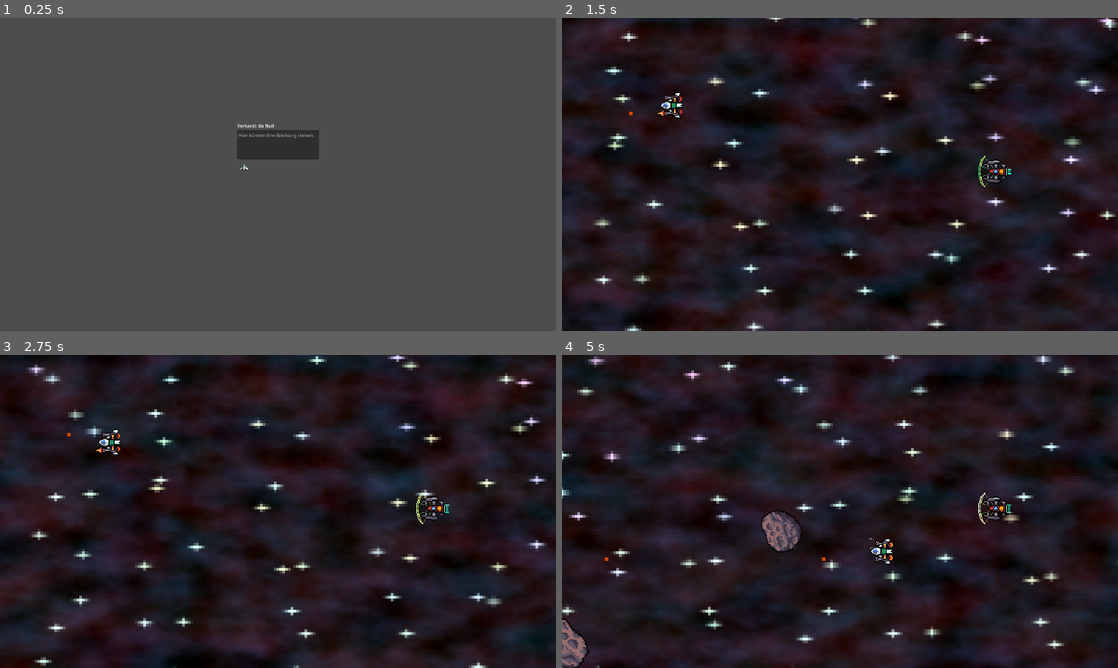
Above: before the commit, frames 1-4 (two rows, left to right).
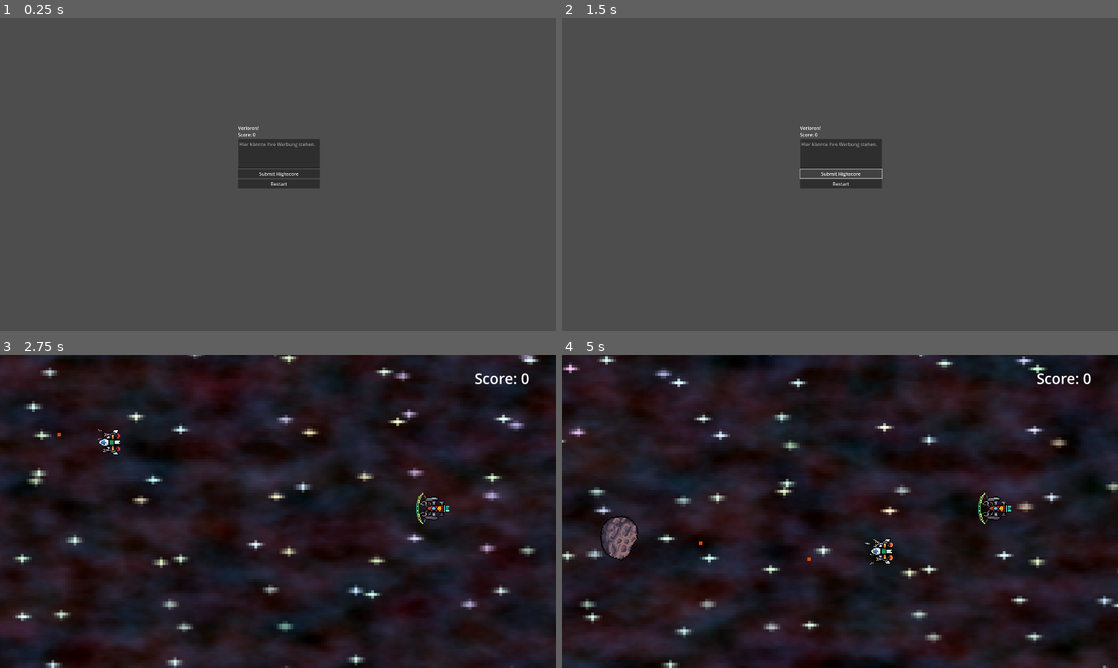
Above: after the commit, the same moments.

Repository: Yekt/SyntaxSoup
Game: Godot game, scene res://scenes/screens/game_over.tscn
The game is run twice, just before and just after one commit, with the same random seed, the same clock (stepped at 60 frames per second) and the same inputs. This scene is started directly instead of the project's main scene. The engine's default icon, where the game draws it, is replaced by a stand-in: a white triangle on a blue panel in a dark square.
Inputs (mouse positions are in pixels of both pictures, inside the frame that each line leads up to):
- Up to frame 1 (0.25 s): no input
- Up to frame 2 (1.5 s): click (840, 168) at 0.52 s; click (840, 174) at 1.25 s, where only the run after the commit has a clickable "Submit Highscore"
- Up to frame 3 (2.75 s): click (278, 520) at 2 s, where only the run after the commit has a clickable "Restart"
- Up to frame 4 (5 s): hold D (attacker_right) 2.78-3.53 s; hold S (attacker_down) 3.53-4.28 s; hold D (attacker_right) from 4.28 s (still down)

The runs differ from the first frame. In frame 1, 1.7% of the frame differs, in the area x 42-58%, y 33-55%; in frame 2, 98%, in the area x 0-100%, y 0-100%; in frame 3, 25%; in frame 4, 25%.

Commit message:
added score panel

Diff:
--- /dev/null
+++ b/scenes/screens/ScorePanel.gd
@@ -0,0 +1,4 @@
+extends RichTextLabel
+
+func _process(delta):
+	self.text = "Score: " + str(get_node("/root/Globals").SCORE)
--- a/scenes/screens/StartButton.gd
+++ b/scenes/screens/StartButton.gd
@@ -1,6 +1,4 @@
-extends TextureButton
-
-
+extends Button
 
 func _on_pressed():
 	get_tree().change_scene_to_file("res://scenes/screens/game.tscn" )
--- a/scenes/screens/game.tscn
+++ b/scenes/screens/game.tscn
@@ -1,9 +1,10 @@
-[gd_scene load_steps=6 format=3 uid="uid://c8uv5b4yxfsys"]
+[gd_scene load_steps=7 format=3 uid="uid://c8uv5b4yxfsys"]
 
 [ext_resource type="Script" path="res://scenes/screens/game.gd" id="1_v10s8"]
 [ext_resource type="PackedScene" uid="uid://dispcdksyboha" path="res://scenes/entities/attacker.tscn" id="2_5qbvn"]
 [ext_resource type="PackedScene" uid="uid://bhhktlh1a1cui" path="res://scenes/entities/supporter.tscn" id="3_b0be5"]
 [ext_resource type="PackedScene" uid="uid://chhfogupnq103" path="res://scenes/entities/background.tscn" id="4_b3dwb"]
+[ext_resource type="Script" path="res://scenes/screens/ScorePanel.gd" id="5_3hegm"]
 
 [sub_resource type="Curve2D" id="Curve2D_tvcxy"]
 _data = {
@@ -38,4 +39,15 @@
 wait_time = 2.0
 autostart = true
 
+[node name="CanvasLayer" type="CanvasLayer" parent="."]
+
+[node name="RichTextLabel" type="RichTextLabel" parent="CanvasLayer"]
+offset_left = 1639.0
+offset_top = 46.0
+offset_right = 1894.0
+offset_bottom = 180.0
+theme_override_font_sizes/normal_font_size = 50
+fit_content = true
+script = ExtResource("5_3hegm")
+
 [connection signal="timeout" from="SpawnArea/SpawnTimer" to="." method="spawn_asteroid"]
--- a/scenes/screens/game_over.tscn
+++ b/scenes/screens/game_over.tscn
@@ -1,7 +1,6 @@
-[gd_scene load_steps=4 format=3 uid="uid://dby2nq1eahwv8"]
+[gd_scene load_steps=3 format=3 uid="uid://dby2nq1eahwv8"]
 
-[ext_resource type="Texture2D" uid="uid://d1e1fb08jt4fb" path="res://scenes/textures/Ship.png" id="1_yk42o"]
-[ext_resource type="Texture2D" uid="uid://bnigs8tuvl3fq" path="res://scenes/textures/Asteroid.png" id="2_ovf7q"]
+[ext_resource type="Script" path="res://scenes/screens/submit.gd" id="1_hhqly"]
 [ext_resource type="Script" path="res://scenes/screens/StartButton.gd" id="3_beqb0"]
 
 [node name="GameOver" type="Control"]
@@ -9,6 +8,10 @@
 anchors_preset = 15
 anchor_right = 1.0
 anchor_bottom = 1.0
+offset_left = 3.0
+offset_top = 8.0
+offset_right = 3.0
+offset_bottom = 8.0
 grow_horizontal = 2
 grow_vertical = 2
 
@@ -26,7 +29,8 @@
 grow_horizontal = 2
 grow_vertical = 2
 
-[node name="RichTextLabel" type="RichTextLabel" parent="VBoxContainer"]
+[node name="Score" type="RichTextLabel" parent="VBoxContainer"]
+unique_name_in_owner = true
 layout_mode = 2
 text = "Verkackt du Null"
 fit_content = true
@@ -37,10 +41,15 @@
 layout_mode = 2
 placeholder_text = "Hier könnte ihre Werbung stehen."
 
-[node name="TextureButton" type="TextureButton" parent="VBoxContainer"]
+[node name="submit" type="Button" parent="VBoxContainer"]
 layout_mode = 2
-texture_normal = ExtResource("1_yk42o")
-texture_pressed = ExtResource("2_ovf7q")
+text = "Submit Highscore"
+script = ExtResource("1_hhqly")
+
+[node name="restart" type="Button" parent="VBoxContainer"]
+layout_mode = 2
+text = "Restart"
 script = ExtResource("3_beqb0")
 
-[connection signal="pressed" from="VBoxContainer/TextureButton" to="VBoxContainer/TextureButton" method="_on_pressed"]
+[connection signal="pressed" from="VBoxContainer/submit" to="VBoxContainer/submit" method="_on_pressed"]
+[connection signal="pressed" from="VBoxContainer/restart" to="VBoxContainer/restart" method="_on_pressed"]
--- /dev/null
+++ b/scenes/screens/submit.gd
@@ -0,0 +1,9 @@
+extends Button
+
+
+# Called when the node enters the scene tree for the first time.
+func _ready():
+	%Score.text = "Verloren!\nScore: " + str(get_node("/root/Globals").SCORE)
+
+func _on_pressed():
+	pass # Replace with function body.
